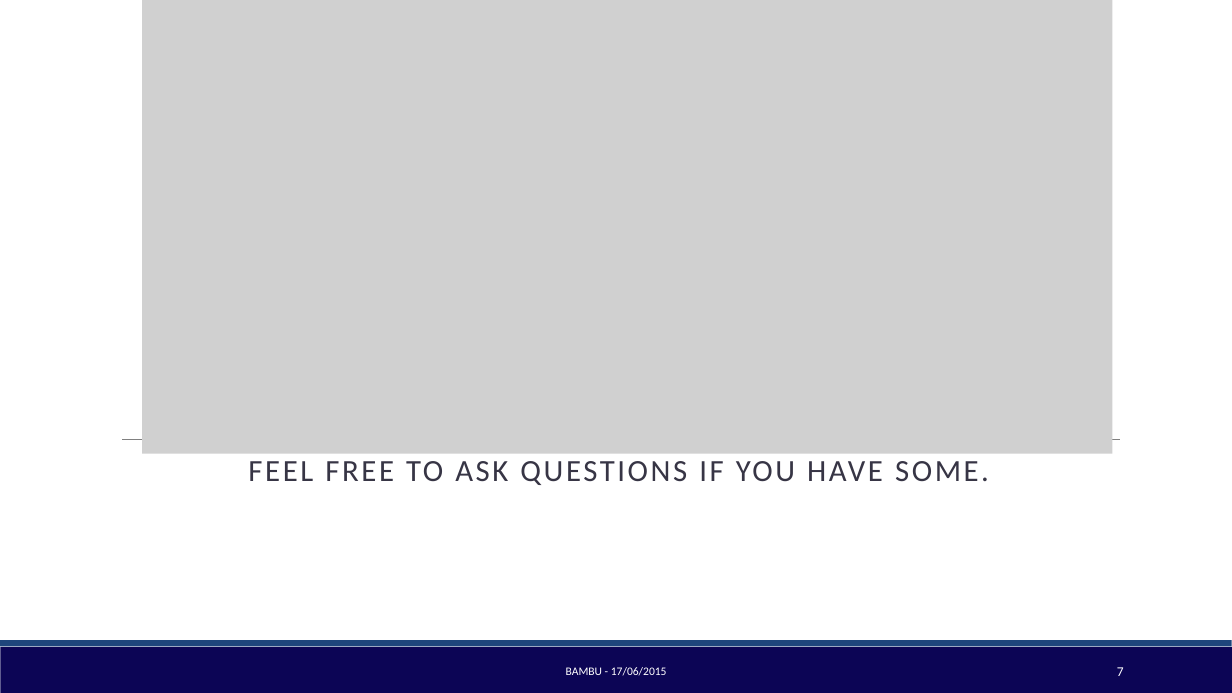
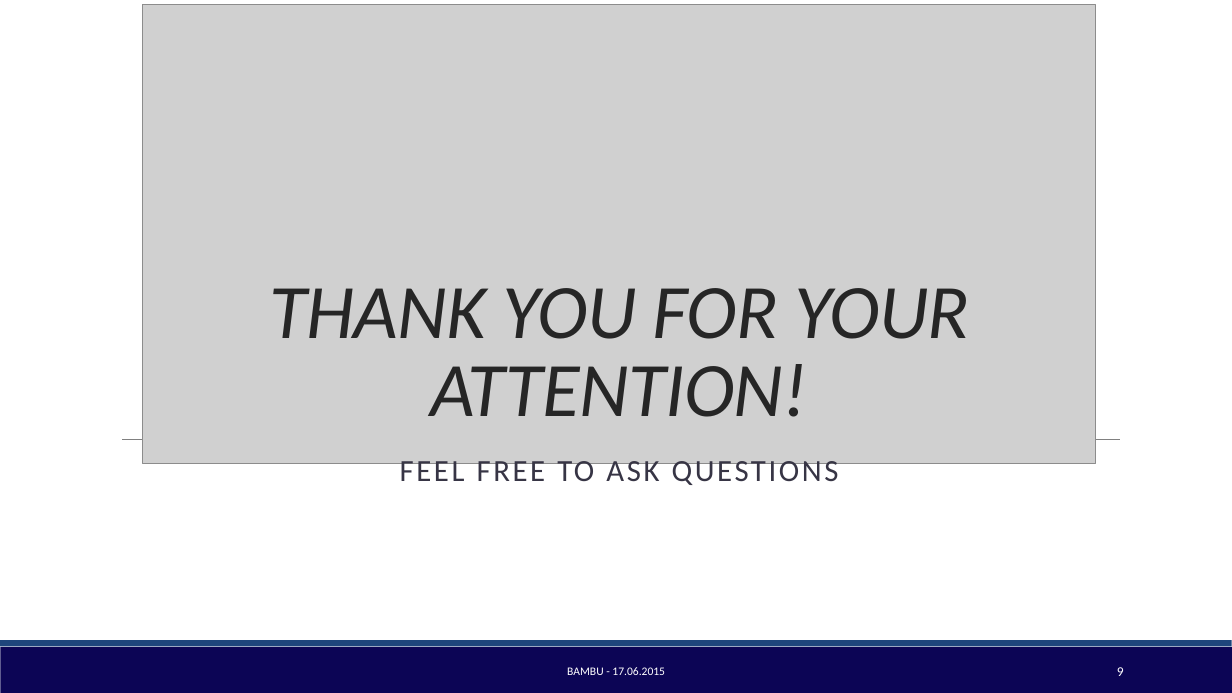
Before and after one commit to BambuGMS/Industry-Analysis-Report, a slide deck: slide 9 of Assignments/Presentations/2015.06.14_Presentation.pptx (slide 7 before the commit). Drawn at 1232x693 pixels with LibreOffice and Linux fonts; fonts in the diff are those of the drawing; grey boxes stand for pictures. Boxes give left, top, right and bottom in pixels: in the first picture for what was removed or moved away, otherwise in the second. Text is boxed around its words. In the diff, an @@ line names an element or a change of style, - is before the commit and + after.

```diff
--- a/Assignments/Presentations/2015.06.14_Presentation.pptx
+++ b/Assignments/Presentations/2015.06.14_Presentation.pptx
@@ picture resized from (x1=142, y1=0, x2=1113, y2=454) to (x1=142, y1=5, x2=1096, y2=463) @@
@@ title added at (x1=269, y1=288, x2=969, y2=417), 60 pt, text #262626, italic @@
+THANK YOU FOR YOUR ATTENTION!
@@ subtitle at (x1=400, y1=455, x2=839, y2=485): text changed @@
-FEEL FREE TO ASK QUESTIONS IF YOU HAVE SOME.
+FEEL FREE TO ASK QUESTIONS
@@ text at (x1=567, y1=667, x2=665, y2=675): text changed @@
-BAMBU - 17/06/2015
+BAMBU - 17.06.2015
@@ page number at (x1=1117, y1=667, x2=1124, y2=676): text changed @@
-7
+9
```
Also in this commit, not shown: 6 other slides changed, 2 slides added, 1 other file.
